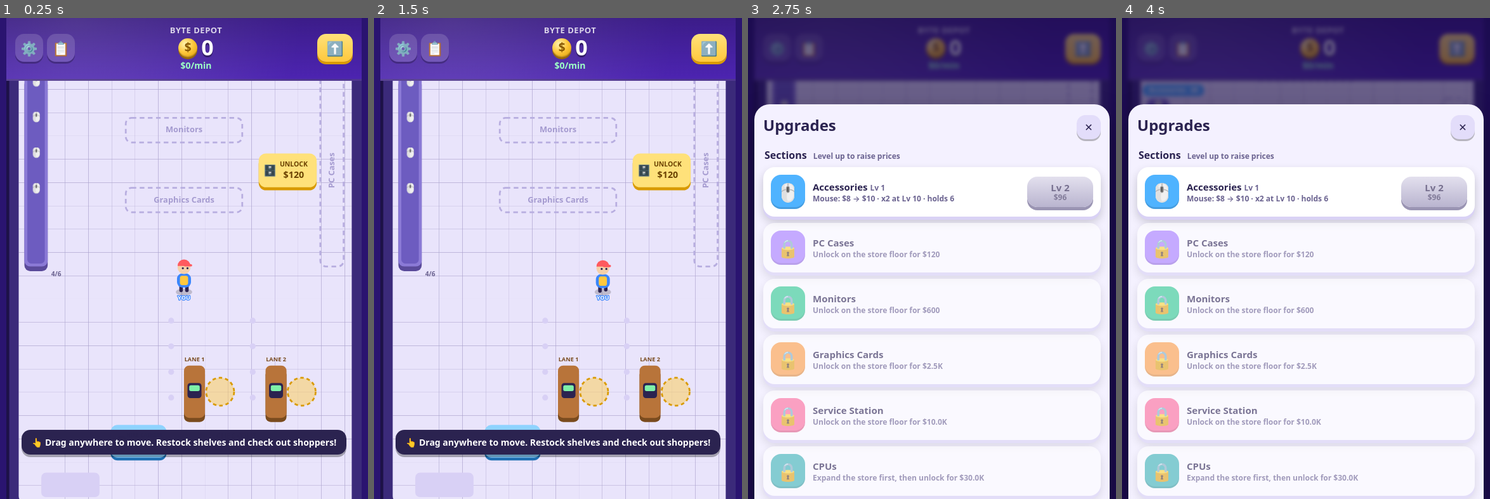
Above: before the commit, frames 1-4 (left to right).
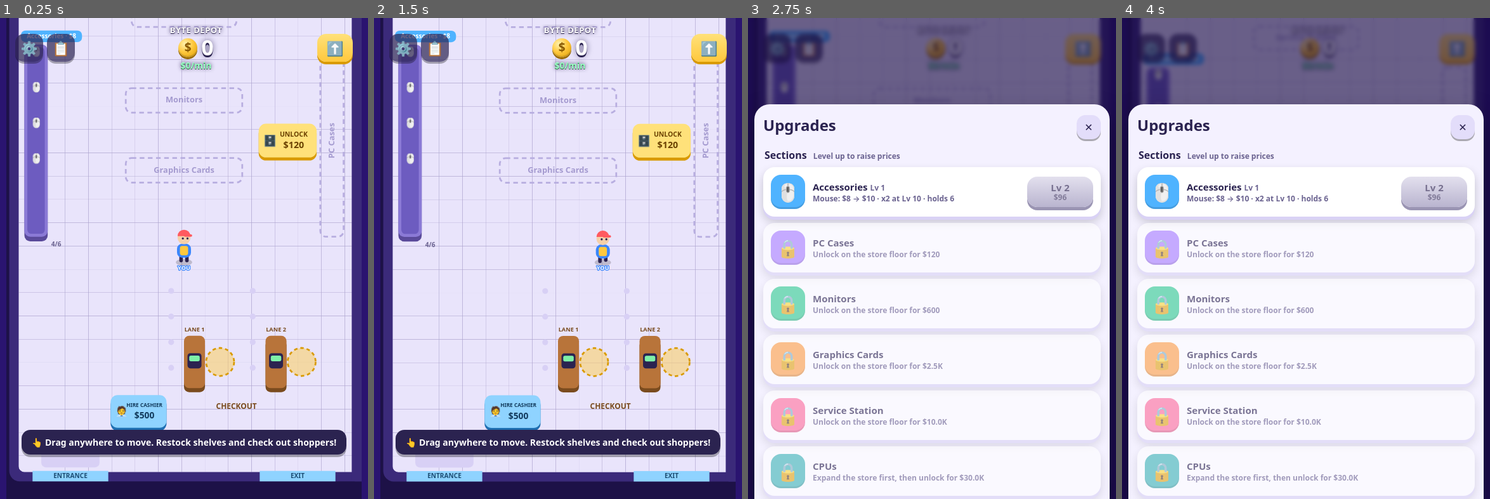
Above: after the commit, the same moments.

Repository: justinc27/Claude-iPhone-game-test-
Game: browser game, page index.html
The game is run twice, just before and just after one commit, with the same random seed, the same clock (stepped at 60 frames per second) and the same inputs.
Inputs (mouse positions are in pixels of both pictures, inside the frame that each line leads up to; where the layout moved, square brackets give the same spot in the first picture):
- Up to frame 1 (0.25 s): no input
- Up to frame 2 (1.5 s): click (558, 258) [558, 287] at 0.27 s; hold Right from 1.03 s (still down); click (558, 306) [558, 330] at 1.07 s; tap Space at 1.1 s
- Up to frame 3 (2.75 s): release Right at 1.53 s; hold Down 1.58-1.85 s; tap Space at 1.6, 2.1, 2.6 s; click (862, 210) [862, 248] at 1.67 s; hold Left 1.9-2.47 s; click "⬆️" at 2.02 s; click (1001, 186) [1001, 224] at 2.27 s; hold Up from 2.52 s (still down)
- Up to frame 4 (4 s): release Up at 2.82 s; click (1357, 354) [1357, 373] at 2.87 s; hold Right 2.87-3.53 s; tap Space at 3.1, 3.6 s; click (1217, 378) [1217, 393] at 3.47 s; hold Up 3.58-3.82 s; hold Left from 3.87 s (still down)

The runs differ from the first frame. In frame 1, 28% of the frame differs, in the area x 1-99%, y 0-100%; in frame 2, 28%; in frame 3, 10%; in frame 4, 11%.

Commit message:
Hold buy buttons to keep buying; see-through top bar
- In the Upgrades menu, holding a Level Up or Buy button repeats the
  purchase and speeds up the longer it's held; it stops when released,
  when money runs out, or when the upgrade is maxed. Milestone toasts
  still show, routine ones are skipped while holding, and the panel keeps
  its scroll position as it refreshes.
- The top menu bar is now transparent and floats over the store; the
  camera view always reaches the road, so the delivery truck shows
  through it. Drags under the bar still move the player.

Co-Authored-By: Claude Opus 5.5 <noreply@anthropic.com>
Claude-Session: https://claude.ai/code/session_01AYb71LT8FK8tCHdeJHcW89

Diff:
--- a/game.js
+++ b/game.js
@@ -1026,7 +1026,9 @@
   const vw = cssW / zoom, vh = cssH / zoom;
   const WW = worldW();
   const tx = vw >= WW ? WW / 2 : Math.max(vw / 2, Math.min(WW - vw / 2, state.player.x));
-  const ty = vh >= H ? H / 2 : Math.max(vh / 2 - 96, Math.min(H - vh / 2 + 40, state.player.y));
+  // The view always reaches up to the road, which shows through the see-through top bar
+  const top = ROAD_Y - 52, bottom = H + 30;
+  const ty = vh >= bottom - top ? (top + bottom) / 2 : Math.max(top + vh / 2, Math.min(bottom - vh / 2, state.player.y));
   cam.x += (tx - cam.x) * 0.15; cam.y += (ty - cam.y) * 0.15;
   ctx.setTransform(zoom * DPR, 0, 0, zoom * DPR, (cssW / 2 - cam.x * zoom) * DPR, (cssH / 2 - cam.y * zoom) * DPR);
 
@@ -1617,7 +1619,11 @@
   setTimeout(() => el.remove(), 2700);
 }
 function showModal(html, sheet = false) {
-  $('#modalCard').innerHTML = html;
+  const card = $('#modalCard');
+  const refreshing = sheet && !$('#modal').classList.contains('hidden') && card.classList.contains('sheet');
+  const scroll = refreshing ? card.scrollTop : 0;
+  card.innerHTML = html;
+  card.scrollTop = scroll;
   $('#modalCard').classList.toggle('sheet', sheet);
   $('#modal').classList.toggle('as-sheet', sheet);
   $('#modal').classList.remove('hidden');
@@ -1636,17 +1642,15 @@
     <button class="btn disabled" data-act="close">Close</button>`);
 }
 
-document.addEventListener('click', e => {
-  const el = e.target.closest('[data-act]');
-  if (!el) return;
-  const { act, id } = el.dataset;
+function handleAction(el, act, id) {
   switch (act) {
     case 'level':
       if (spend(levelCost(id))) {
         state.sec[id].level++;
         sfx.unlock();
         const L = state.sec[id].level;
-        toast(MILESTONES.includes(L) ? `🏆 ${SEC[id].name} Lv ${L}! Prices x2` : `⬆️ ${SEC[id].name} Lv ${L}: ${SEC[id].item} now sells for ${money$(price(id))}`);
+        if (MILESTONES.includes(L)) toast(`🏆 ${SEC[id].name} Lv ${L}! Prices x2`);
+        else if (!holdingBuy) toast(`⬆️ ${SEC[id].name} Lv ${L}: ${SEC[id].item} now sells for ${money$(price(id))}`);
         showUpgrades();
       }
       break;
@@ -1661,7 +1665,7 @@
       if (u && state.staff[u.staff] && staffLv(id) < u.max && spend(staffUpCost(id))) {
         state.staffLv[id] = staffLv(id) + 1;
         sfx.unlock();
-        toast(`${u.icon} ${u.title} Lv ${state.staffLv[id]}: ${u.desc()}`);
+        if (!holdingBuy) toast(`${u.icon} ${u.title} Lv ${state.staffLv[id]}: ${u.desc()}`);
         showUpgrades();
       }
       break;
@@ -1721,7 +1725,38 @@
       save(); closeModal();
       break;
   }
+}
+document.addEventListener('click', e => {
+  const el = e.target.closest('[data-act]');
+  if (!el) return;
+  if (holdFired) { holdFired = false; return; }   // the hold already did the buying
+  handleAction(el, el.dataset.act, el.dataset.id);
 });
+
+// ---------- Hold a buy button to keep buying ----------
+const HOLD_ACTS = new Set(['level', 'staffUp', 'speed', 'carry', 'delivery', 'truck']);
+let holdTimer = null, holdFired = false, holdingBuy = false;
+function stopHold() { clearTimeout(holdTimer); holdTimer = null; holdingBuy = false; }
+$('#modalCard').addEventListener('pointerdown', e => {
+  const el = e.target.closest('[data-act]');
+  holdFired = false;
+  if (!el || !HOLD_ACTS.has(el.dataset.act)) return;
+  const { act, id } = el.dataset;
+  stopHold();
+  let delay = 220;
+  const step = () => {
+    holdingBuy = true;
+    const before = state.money;
+    handleAction(null, act, id);
+    holdFired = true;
+    if (state.money >= before) { stopHold(); return; }   // couldn't afford it, or it's maxed
+    delay = Math.max(35, delay * 0.82);                    // speeds up the longer you hold
+    holdTimer = setTimeout(step, delay);
+  };
+  holdTimer = setTimeout(step, 380);
+});
+['pointerup', 'pointercancel', 'blur'].forEach(ev => window.addEventListener(ev, stopHold));
+$('#modalCard').addEventListener('scroll', stopHold, { passive: true });
 $('#upgradeBtn').addEventListener('click', showUpgrades);
 $('#settingsBtn').addEventListener('click', showSettings);
 $('#missionsBtn').addEventListener('click', () => { updateMissions(); showMissions(); });
--- a/style.css
+++ b/style.css
@@ -59,19 +59,23 @@
   justify-content: space-between;
   gap: 8px;
   padding: calc(var(--safe-top) + 10px) 14px 12px;
-  background: linear-gradient(180deg, rgba(0,0,0,.35), rgba(0,0,0,.1));
-  border-bottom: 3px solid rgba(255,255,255,.12);
+  /* see-through: the store (and the delivery truck) shows underneath */
+  position: absolute; top: 0; left: 0; right: 0;
+  background: transparent;
   color: #fff;
   z-index: 5;
-}
+  pointer-events: none;           /* drags pass through to the game */
+}
+#topbar button { pointer-events: auto; }
 .money-wrap { text-align: center; flex: 1; min-width: 0; }
 #storeName {
-  font-size: 13px; font-weight: 600; letter-spacing: .5px; text-transform: uppercase;
-  opacity: .8; white-space: nowrap; overflow: hidden; text-overflow: ellipsis;
+  font-size: 13px; font-weight: 700; letter-spacing: .5px; text-transform: uppercase;
+  white-space: nowrap; overflow: hidden; text-overflow: ellipsis;
+  text-shadow: 0 1px 0 #2b2350, 0 0 6px rgba(20,8,60,.85);
 }
 #money {
   font-size: 34px; font-weight: 700; line-height: 1.1;
-  text-shadow: 0 3px 0 rgba(0,0,0,.35);
+  text-shadow: 0 3px 0 #2b2350, 0 0 10px rgba(20,8,60,.6);
   display: inline-flex; align-items: center; gap: 6px;
 }
 #money.bump { animation: bump .25s ease-out; }
@@ -83,11 +87,11 @@
   box-shadow: 0 3px 0 #9c6b00, inset 0 -2px 0 rgba(0,0,0,.15);
   text-shadow: none;
 }
-#income { font-size: 14px; font-weight: 600; color: #9dffc6; }
+#income { font-size: 14px; font-weight: 700; color: #9dffc6; text-shadow: 0 1px 0 #1e5e36, 0 0 6px rgba(20,8,60,.85); }
 .icon-btn {
   width: 44px; height: 44px; border-radius: 14px;
-  background: rgba(255,255,255,.15); font-size: 22px;
-  box-shadow: 0 3px 0 rgba(0,0,0,.25);
+  background: rgba(43,35,80,.7); font-size: 22px;
+  box-shadow: 0 3px 0 rgba(0,0,0,.3);
 }
 .buy-mode {
   min-width: 56px; height: 44px; border-radius: 14px; padding: 0 10px;
@@ -116,7 +120,7 @@
 }
 #missionsBtn.alert .dot { display: block; animation: pulse 1s infinite; }
 #eventBanner {
-  position: absolute; top: 10px; left: 50%; transform: translate(-50%, -12px);
+  position: absolute; top: calc(var(--safe-top) + 112px); left: 50%; transform: translate(-50%, -12px);
   max-width: calc(100% - 32px); padding: 8px 14px; border-radius: 14px; text-align: center;
   background: linear-gradient(180deg, #ffb36b, #ff7a1a); color: #3d1600; font-size: 12px; font-weight: 600;
   box-shadow: 0 4px 0 #b8580d; opacity: 0; width: max-content; transition: opacity .25s, transform .25s; pointer-events: none;
